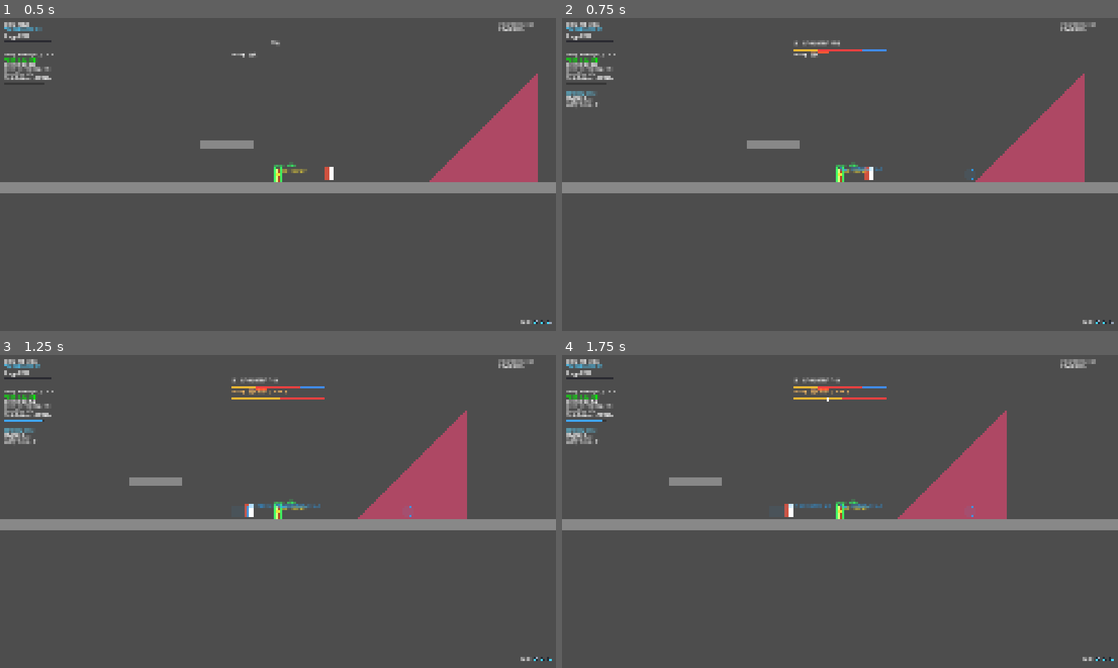
Above: before the commit, frames 1-4 (two rows, left to right).
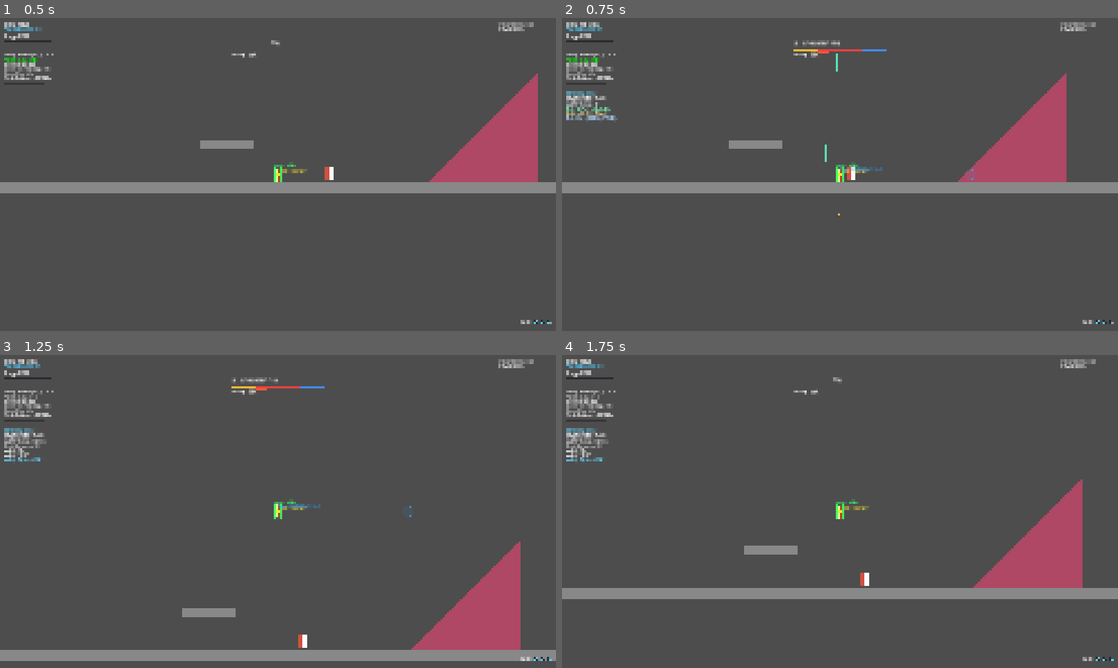
Above: after the commit, the same moments.

Repository: Guo3020/CombatLab
Game: Godot game, scene res://02_scenes/01_arena/main.tscn
Same seed, same stepped clock (60 frames per second), same inputs: the game is played once before the commit and once after it.
Inputs (mouse positions are in pixels of both pictures, inside the frame that each line leads up to):
- Up to frame 1 (0.5 s): no input
- Up to frame 2 (0.75 s): tap Enter at 0.5 s; move the mouse to (962, 158) at 0.52 s; hold D (move_right) from 0.53 s (still down); hold Right mouse button (dodge) from 0.53 s (still down); click (962, 158) at 0.67 s
- Up to frame 3 (1.25 s): keep holding D (move_right); keep holding Right mouse button (dodge); tap Up (jump) at 0.77 s
- Up to frame 4 (1.75 s): release D (move_right) at 1.25 s; release Right mouse button (dodge) at 1.25 s; drag from (728, 527) to (967, 511) at 1.27 s

Frame 1 is identical in both runs. In frame 2, 2.7% of the frame differs, in the area x 0-94%, y 11-64%; in frame 3, 15%; in frame 4, 15%, in the area x 0-100%, y 1-78%.

Commit message:
同步本地文件至gpt修改分支

Diff:
--- a/02_scenes/01_arena/main.tscn
+++ b/02_scenes/01_arena/main.tscn
@@ -11,15 +11,15 @@
 [sub_resource type="RectangleShape2D" id="RectangleShape2D_r8brs"]
 size = Vector2(252, 35)
 
+[sub_resource type="ConvexPolygonShape2D" id="ConvexPolygonShape2D_g1ohs"]
+custom_solver_bias = 0.256
+points = PackedVector2Array(0, 0, 500, 0, 500, -500)
+
 [sub_resource type="RectangleShape2D" id="RectangleShape2D_map_boundary"]
 size = Vector2(10000, 40)
 
 [sub_resource type="RectangleShape2D" id="RectangleShape2D_map_side_boundary"]
 size = Vector2(40, 3000)
-
-[sub_resource type="ConvexPolygonShape2D" id="ConvexPolygonShape2D_g1ohs"]
-custom_solver_bias = 0.256
-points = PackedVector2Array(0, 0, 500, 0, 500, -500)
 
 [node name="main" type="Node2D" unique_id=2059337878]
 
@@ -68,19 +68,18 @@
 polygon = PackedVector2Array(1.4305115e-05, 1.5258789e-05, 256, 7.6293945e-06, 255.9999, -255.99998)
 uv = PackedVector2Array(-8, 64, 248, 63.999992, 247.99988, -152)
 
-[node name="MapBoundary" type="StaticBody2D" parent="."]
-collision_layer = 1
+[node name="MapBoundary" type="StaticBody2D" parent="." unique_id=1327226043]
 collision_mask = 0
 
-[node name="BottomFallGuard" type="CollisionShape2D" parent="MapBoundary"]
+[node name="BottomFallGuard" type="CollisionShape2D" parent="MapBoundary" unique_id=1837429169]
 position = Vector2(571, 1050)
 shape = SubResource("RectangleShape2D_map_boundary")
 
-[node name="LeftMapBoundary" type="CollisionShape2D" parent="MapBoundary"]
+[node name="LeftMapBoundary" type="CollisionShape2D" parent="MapBoundary" unique_id=206461279]
 position = Vector2(-1800, 500)
 shape = SubResource("RectangleShape2D_map_side_boundary")
 
-[node name="RightMapBoundary" type="CollisionShape2D" parent="MapBoundary"]
+[node name="RightMapBoundary" type="CollisionShape2D" parent="MapBoundary" unique_id=637289292]
 position = Vector2(2950, 500)
 shape = SubResource("RectangleShape2D_map_side_boundary")
 
--- a/03_scripts/01_combat/modules/movement_module.gd
+++ b/03_scripts/01_combat/modules/movement_module.gd
@@ -287,7 +287,7 @@
 
 	curve.min_value = -1000.0
 	curve.max_value = 1000.0
-	curve.bake_resolution = 8
+	curve.bake_resolution = 1000.0
 
 
 # ==================================================
--- a/03_scripts/02_player/movement/player_movement_controller.gd
+++ b/03_scripts/02_player/movement/player_movement_controller.gd
@@ -1123,6 +1123,15 @@
 
 	var frame_displacement := next_displacement - movement_track_displacement
 	var output_velocity := frame_displacement / actor_delta
+	print(
+		"MovementTrack Debug | Progress: %.3f | Y Sample: %.3f | Y Displacement: %.3f | Y Velocity: %.3f"
+		% [
+			progress,
+			y_curve.sample_baked(progress),
+			frame_displacement.y,
+			output_velocity.y
+		]
+	)
 
 	movement_phase_elapsed = next_elapsed
 	movement_track_progress = progress
--- a/04_resources/Training_dummy_action/enemy_action_01.tres
+++ b/04_resources/Training_dummy_action/enemy_action_01.tres
@@ -2,24 +2,48 @@
 
 [ext_resource type="Script" uid="uid://bx3y8p324q4xu" path="res://03_scripts/01_combat/data/hit_instance_data.gd" id="1_htf8t"]
 [ext_resource type="Script" uid="uid://bj3diw4xg6hf0" path="res://03_scripts/01_combat/modules/combat_action_module.gd" id="1_tfeyi"]
+[ext_resource type="Script" uid="uid://dsiqusg72sqha" path="res://03_scripts/01_combat/data/hitbox_data.gd" id="2_tfeyi"]
 [ext_resource type="Script" uid="uid://bvyxsitu1yh05" path="res://03_scripts/01_combat/data/combat_action_data.gd" id="4_5bglr"]
+[ext_resource type="Script" uid="uid://dp5gttsshciy0" path="res://03_scripts/01_combat/modules/movement_module.gd" id="4_htf8t"]
+
+[sub_resource type="Resource" id="Resource_htf8t"]
+script = ExtResource("2_tfeyi")
 
 [sub_resource type="Resource" id="Resource_HitInstance"]
 script = ExtResource("1_htf8t")
+hitboxes = Array[ExtResource("2_tfeyi")]([SubResource("Resource_htf8t")])
 attacker_time_freeze_duration = 0.6
 target_time_freeze_duration = 0.6166666666666667
 metadata/_custom_type_script = "uid://bx3y8p324q4xu"
 
+[sub_resource type="Curve" id="Curve_bcveu"]
+resource_name = "MovementTrack Curve"
+_limits = [-1000.0, 1000.0, 0.0, 1.0]
+bake_resolution = 8
+_data = [Vector2(0, 0), 0.0, 0.0, 0, 0, Vector2(1, 0), 0.0, 0.0, 0, 0]
+point_count = 2
+
+[sub_resource type="Curve" id="Curve_5bglr"]
+resource_name = "MovementTrack Curve"
+_limits = [-1000.0, 1000.0, 0.0, 1.0]
+bake_resolution = 8
+_data = [Vector2(0, 0), 0.0, 0.0, 0, 0, Vector2(1, 0), 0.0, 0.0, 0, 0]
+point_count = 2
+
+[sub_resource type="Resource" id="Resource_wrdwy"]
+script = ExtResource("4_htf8t")
+movement_track_x = SubResource("Curve_bcveu")
+movement_track_y = SubResource("Curve_5bglr")
+
 [resource]
-collision_mask = 4
 script = ExtResource("4_5bglr")
 action_id = &"enemy_combo_01"
 action_name = "怪物连击1"
-hit_module_enabled = true
-hit_instances = Array[ExtResource("1_htf8t")]([SubResource("Resource_HitInstance")])
 startup = 1.26
 active = 1.16
 recovery = 0.0
 input_window = 0.6
-modules = Array[ExtResource("1_tfeyi")]([])
+hit_module_enabled = true
+hit_instances = Array[ExtResource("1_htf8t")]([SubResource("Resource_HitInstance")])
+modules = Array[ExtResource("1_tfeyi")]([SubResource("Resource_wrdwy")])
 metadata/_custom_type_script = "uid://bvyxsitu1yh05"
--- a/04_resources/player1_action/normal_dash.tres
+++ b/04_resources/player1_action/normal_dash.tres
@@ -12,34 +12,31 @@
 start_phase = 0
 metadata/_custom_type_script = "uid://b6rcn7gpfb78m"
 
+[sub_resource type="Curve" id="Curve_pqhag"]
+resource_name = "MovementTrack Curve"
+_limits = [-1000.0, 1000.0, 0.0, 1.0]
+bake_resolution = 8
+_data = [Vector2(0, 0), 0.0, 0.0, 0, 0, Vector2(1, 0), 0.0, 0.0, 0, 0]
+point_count = 2
+
+[sub_resource type="Curve" id="Curve_14x13"]
+resource_name = "MovementTrack Curve"
+_limits = [-1000.0, 1000.0, 0.0, 1.0]
+bake_resolution = 8
+_data = [Vector2(0, 0), 0.0, 0.0, 0, 0, Vector2(1, 0), 0.0, 0.0, 0, 0]
+point_count = 2
+
 [sub_resource type="Resource" id="Resource_c32de"]
 script = ExtResource("2_14x13")
 movement_mode = 1
 stabilization_enabled = false
-stabilization_activation_mode = 0
-stabilization_speed = 4000.0
-stabilization_start_phase = 0
-stabilization_end_phase = 2
-stabilization_duration_start_phase = 1
-stabilization_duration = 0.2
 dash_speed = 800.0
 dash_duration = 0.2
-dash_up_end_y_multiplier = 0.75
-dash_diagonal_up_end_y_multiplier = 0.75
-dash_duck_speed_multiplier = 1.2
-end_velocity_enabled = true
-exclude_diagonal_down_end = true
 dash_time_freeze_enabled = true
 dash_time_freeze_duration = 0.08
-end_velocity_mode = 0
 end_speed = 680.0
-override_phase_mode = 0
-override_duration = 0.15
-override_speed = 240.0
-override_direction_source = 0
-override_custom_direction = Vector2(1, 0)
-override_suppress_gravity = false
-module_enabled = true
+movement_track_x = SubResource("Curve_pqhag")
+movement_track_y = SubResource("Curve_14x13")
 metadata/_custom_type_script = "uid://dp5gttsshciy0"
 
 [resource]
--- a/04_resources/player1_action/sword_combo_01.tres
+++ b/04_resources/player1_action/sword_combo_01.tres
@@ -17,38 +17,30 @@
 hitboxes = Array[ExtResource("2_a1xv0")]([SubResource("Resource_a1xv0")])
 metadata/_custom_type_script = "uid://bx3y8p324q4xu"
 
+[sub_resource type="Curve" id="Curve_4ikgc"]
+resource_name = "MovementTrack Curve"
+_limits = [-1000.0, 1000.0, 0.0, 1.0]
+bake_resolution = 8
+_data = [Vector2(0, 0), 0.0, 0.0, 0, 0, Vector2(0.06451613, 100), 0.0, 0.0, 0, 0, Vector2(1, 33.333332), 0.0, 0.0, 0, 0]
+point_count = 3
+
+[sub_resource type="Curve" id="Curve_tehj2"]
+resource_name = "MovementTrack Curve"
+_limits = [-1000.0, 1000.0, 0.0, 1.0]
+bake_resolution = 8
+_data = [Vector2(0, 0), 0.0, 0.0, 0, 0, Vector2(0.26612905, -600), 0.0, 0.0, 0, 0, Vector2(0.48387095, -463.1579), 0.0, 0.0, 0, 0, Vector2(1, 100), 0.0, 0.0, 0, 0]
+point_count = 4
+
 [sub_resource type="Resource" id="Resource_pfusb"]
 script = ExtResource("4_4ikgc")
-movement_mode = 0
+movement_mode = 3
 stabilization_enabled = false
-stabilization_activation_mode = 0
 stabilization_speed = 1000.0
-stabilization_start_phase = 0
-stabilization_end_phase = 2
-stabilization_duration_start_phase = 1
-stabilization_duration = 0.2
-dash_speed = 960.0
-dash_duration = 0.15
-dash_up_end_y_multiplier = 0.75
-dash_diagonal_up_end_y_multiplier = 0.75
-dash_duck_speed_multiplier = 1.2
-end_velocity_enabled = true
-exclude_diagonal_down_end = true
-dash_time_freeze_enabled = false
-dash_time_freeze_duration = 0.05
-end_velocity_mode = 0
-end_speed = 160.0
-override_phase_mode = 0
-override_duration = 0.15
-override_speed = 240.0
-override_direction_source = 0
-override_custom_direction = Vector2(1, 0)
-override_suppress_gravity = false
-module_enabled = true
+movement_track_x = SubResource("Curve_4ikgc")
+movement_track_y = SubResource("Curve_tehj2")
 metadata/_custom_type_script = "uid://dp5gttsshciy0"
 
 [resource]
-collision_mask = 8
 script = ExtResource("2_cfh8u")
 action_id = &"sword_combo_01"
 action_name = "第一段：快速横斩"
--- a/04_resources/player1_action/sword_combo_02.tres
+++ b/04_resources/player1_action/sword_combo_02.tres
@@ -4,6 +4,7 @@
 [ext_resource type="Script" uid="uid://bj3diw4xg6hf0" path="res://03_scripts/01_combat/modules/combat_action_module.gd" id="1_hi0tf"]
 [ext_resource type="Script" uid="uid://dsiqusg72sqha" path="res://03_scripts/01_combat/data/hitbox_data.gd" id="2_fs84i"]
 [ext_resource type="Script" uid="uid://bvyxsitu1yh05" path="res://03_scripts/01_combat/data/combat_action_data.gd" id="3_g6vsu"]
+[ext_resource type="Script" uid="uid://dp5gttsshciy0" path="res://03_scripts/01_combat/modules/movement_module.gd" id="4_fs84i"]
 
 [sub_resource type="Resource" id="Resource_tehj2"]
 script = ExtResource("2_fs84i")
@@ -15,8 +16,26 @@
 hitboxes = Array[ExtResource("2_fs84i")]([SubResource("Resource_tehj2")])
 metadata/_custom_type_script = "uid://bx3y8p324q4xu"
 
+[sub_resource type="Curve" id="Curve_7wkcq"]
+resource_name = "MovementTrack Curve"
+_limits = [-1000.0, 1000.0, 0.0, 1.0]
+bake_resolution = 8
+_data = [Vector2(0, 0), 0.0, 0.0, 0, 0, Vector2(1, 0), 0.0, 0.0, 0, 0]
+point_count = 2
+
+[sub_resource type="Curve" id="Curve_xg6vm"]
+resource_name = "MovementTrack Curve"
+_limits = [-1000.0, 1000.0, 0.0, 1.0]
+bake_resolution = 8
+_data = [Vector2(0, 0), 0.0, 0.0, 0, 0, Vector2(1, 0), 0.0, 0.0, 0, 0]
+point_count = 2
+
+[sub_resource type="Resource" id="Resource_nddux"]
+script = ExtResource("4_fs84i")
+movement_track_x = SubResource("Curve_7wkcq")
+movement_track_y = SubResource("Curve_xg6vm")
+
 [resource]
-collision_mask = 8
 script = ExtResource("3_g6vsu")
 action_id = &"sword_combo_02"
 action_name = "第二段：反向斜斩"
@@ -26,5 +45,5 @@
 input_window = 1.0
 hit_module_enabled = true
 hit_instances = Array[ExtResource("1_fs84i")]([SubResource("Resource_fs84i")])
-modules = Array[ExtResource("1_hi0tf")]([])
+modules = Array[ExtResource("1_hi0tf")]([SubResource("Resource_nddux")])
 metadata/_custom_type_script = "uid://bvyxsitu1yh05"
--- a/04_resources/player1_action/test_normal_skill_action .tres
+++ b/04_resources/player1_action/test_normal_skill_action .tres
@@ -23,38 +23,28 @@
 end_phase = 2
 metadata/_custom_type_script = "uid://b6rcn7gpfb78m"
 
+[sub_resource type="Curve" id="Curve_c32de"]
+resource_name = "MovementTrack Curve"
+_limits = [-1000.0, 1000.0, 0.0, 1.0]
+bake_resolution = 8
+_data = [Vector2(0, 0), 0.0, 0.0, 0, 0, Vector2(1, 0), 0.0, 0.0, 0, 0]
+point_count = 2
+
+[sub_resource type="Curve" id="Curve_mevji"]
+resource_name = "MovementTrack Curve"
+_limits = [-1000.0, 1000.0, 0.0, 1.0]
+bake_resolution = 8
+_data = [Vector2(0, 0), 0.0, 0.0, 0, 0, Vector2(1, 0), 0.0, 0.0, 0, 0]
+point_count = 2
+
 [sub_resource type="Resource" id="Resource_pfusb"]
 script = ExtResource("5_c32de")
-movement_mode = 0
-stabilization_enabled = true
-stabilization_activation_mode = 0
 stabilization_speed = 900.0
-stabilization_start_phase = 0
-stabilization_end_phase = 2
-stabilization_duration_start_phase = 1
-stabilization_duration = 0.2
-dash_speed = 960.0
-dash_duration = 0.15
-dash_up_end_y_multiplier = 0.75
-dash_diagonal_up_end_y_multiplier = 0.75
-dash_duck_speed_multiplier = 1.2
-end_velocity_enabled = true
-exclude_diagonal_down_end = true
-dash_time_freeze_enabled = false
-dash_time_freeze_duration = 0.05
-end_velocity_mode = 0
-end_speed = 160.0
-override_phase_mode = 0
-override_duration = 0.15
-override_speed = 240.0
-override_direction_source = 0
-override_custom_direction = Vector2(1, 0)
-override_suppress_gravity = false
-module_enabled = true
+movement_track_x = SubResource("Curve_c32de")
+movement_track_y = SubResource("Curve_mevji")
 metadata/_custom_type_script = "uid://dp5gttsshciy0"
 
 [resource]
-collision_mask = 8
 script = ExtResource("3_abeel")
 action_id = &"test_normal_skill_action"
 action_name = "test普特combo"
